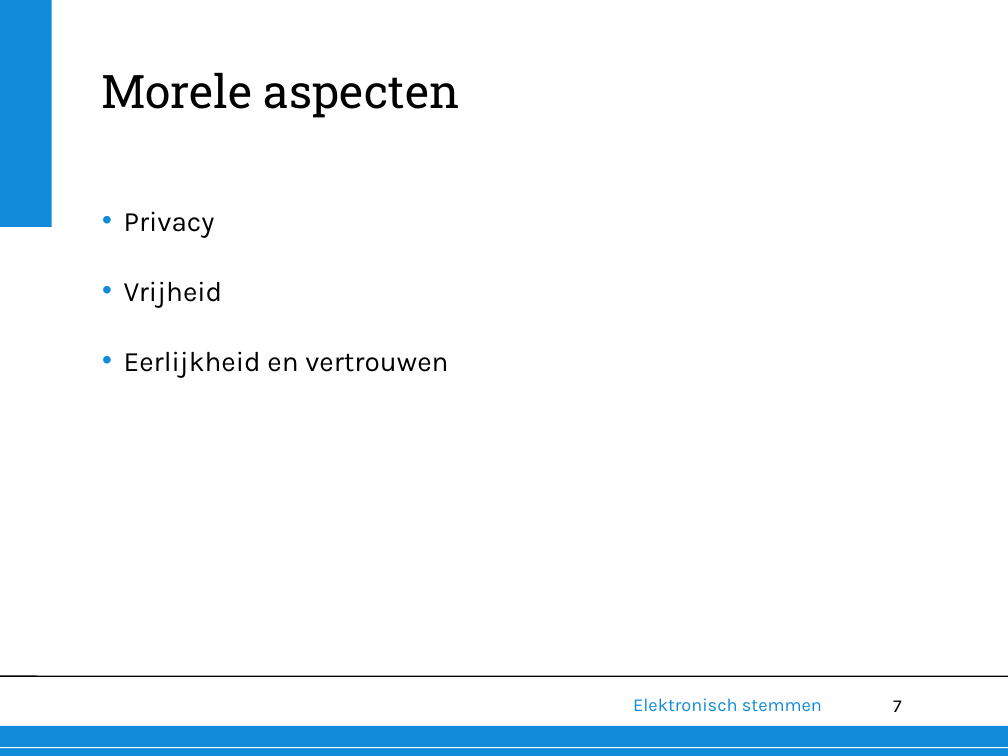
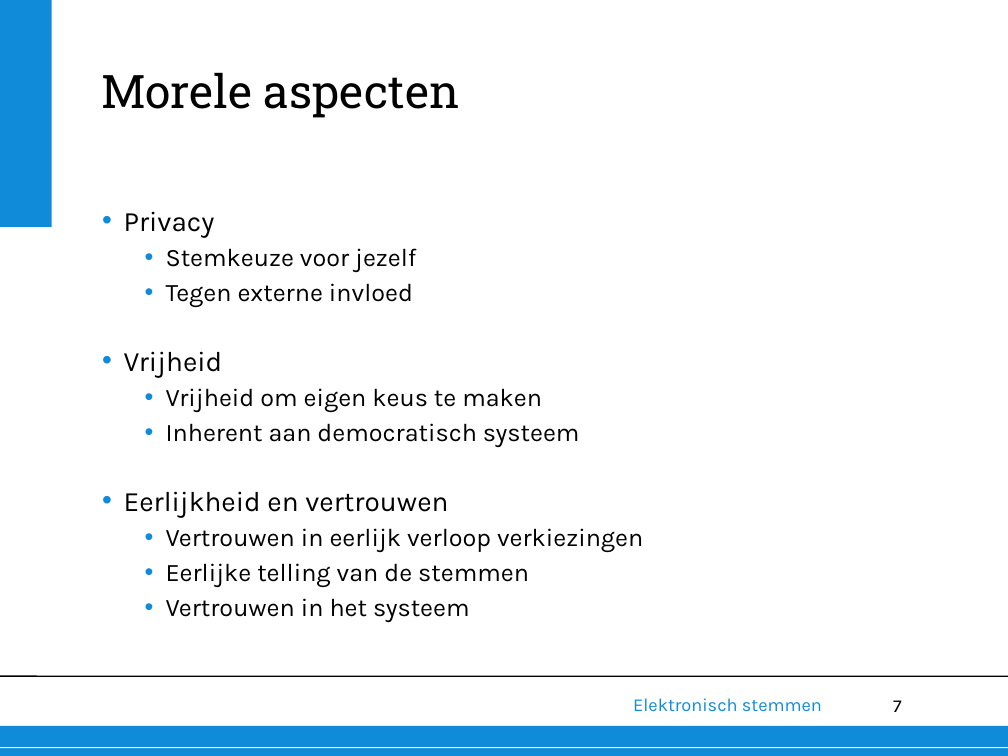
Before and after one commit to deazurain/ethiek, a slide deck: slide 7 of presentatie/presentatie.pptx. Drawn at 1008x756 pixels with LibreOffice and Linux fonts; fonts in the diff are those of the drawing; background and template pictures are left out. Boxes give left, top, right and bottom in pixels: in the first picture for what was removed or moved away, otherwise in the second. Text is boxed around its words. In the diff, an @@ line names an element or a change of style, - is before the commit and + after.

```diff
--- a/presentatie/presentatie.pptx
+++ b/presentatie/presentatie.pptx
@@ text at (166,248,416,308): paragraphs added @@
+  • Stemkeuze voor jezelf
+  • Tegen externe invloed
@@ text at (166,388,580,447): paragraphs added @@
+  • Vrijheid om eigen keus te maken
+  • Inherent aan democratisch systeem
@@ text at (166,528,643,623): paragraphs added @@
+  • Vertrouwen in eerlijk verloop verkiezingen
+  • Eerlijke telling van de stemmen
+  • Vertrouwen in het systeem
```
Also in this commit, not shown: 6 other slides changed.
